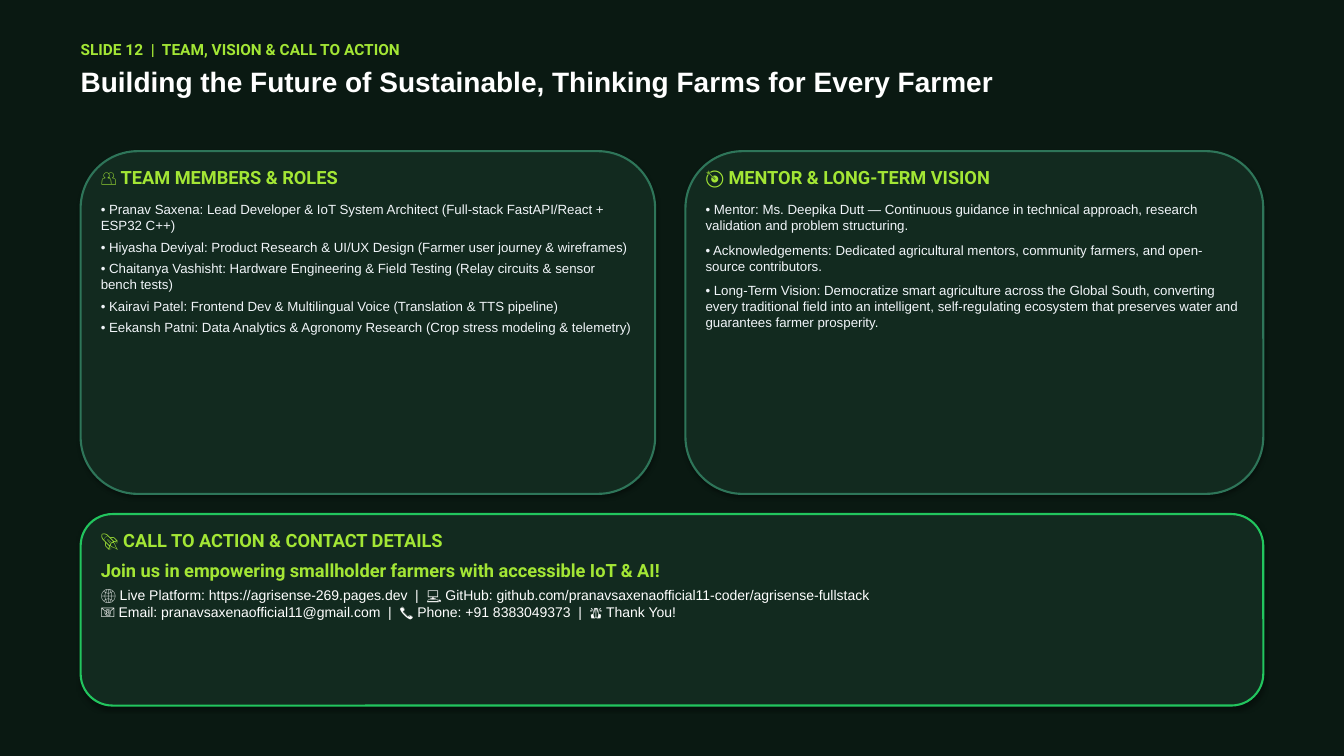
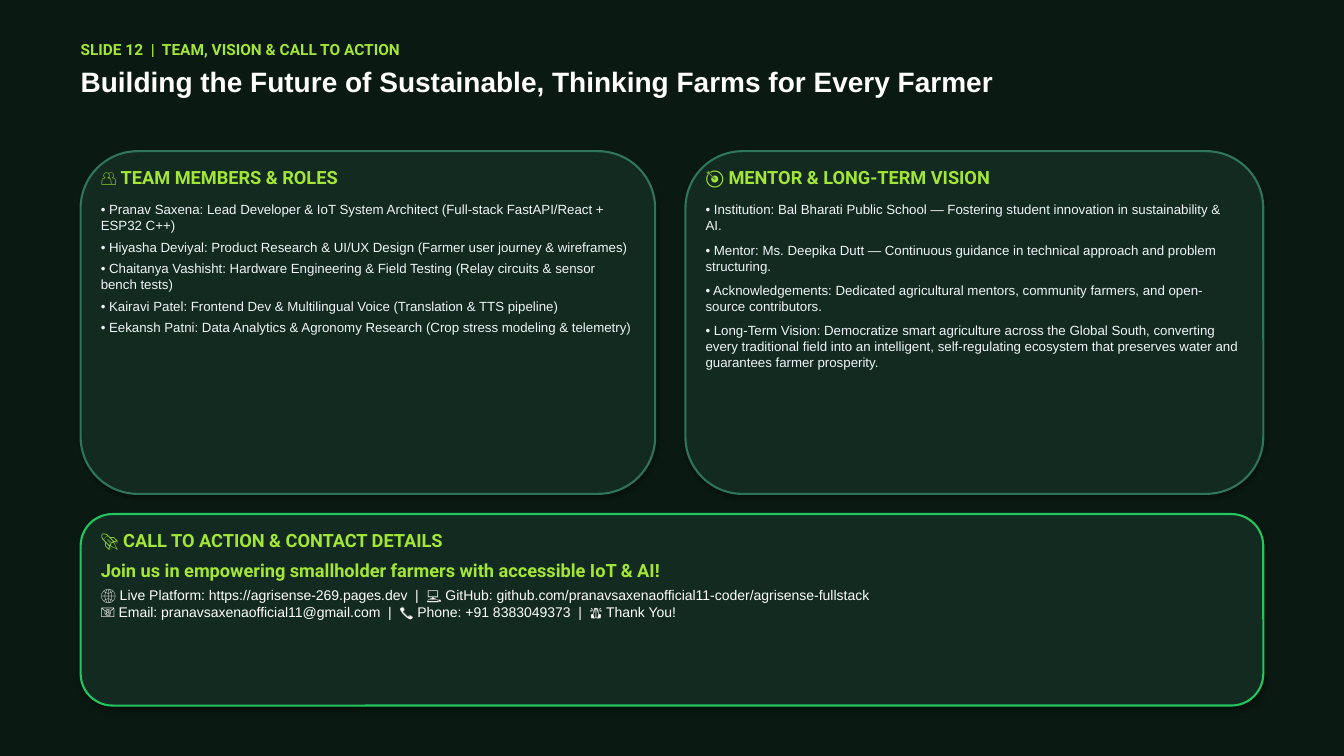
Before and after one commit to pranavsaxenaofficial11-coder/agrisense-fullstack, a slide deck: slide 12 of AgriSense_Official_12_Slides.pptx. Drawn at 1344x756 pixels with LibreOffice and Linux fonts; fonts in the diff are those of the drawing. Boxes give left, top, right and bottom in pixels: in the first picture for what was removed or moved away, otherwise in the second. Text is boxed around its words. In the diff, an @@ line names an element or a change of style, - is before the commit and + after.

Commit message:
fix: update presentation with Bal Bharati Public School and resolve OpenRouter AI & CSP connect-src

```diff
--- a/AgriSense_Official_12_Slides.pptx
+++ b/AgriSense_Official_12_Slides.pptx
@@ text at box(706, 204, 1216, 274): text changed @@
-• Mentor: Ms. Deepika Dutt — Continuous guidance in technical approach, research validation and problem structuring.
+• Institution: Bal Bharati Public School — Fostering student innovation in sustainability & AI.
+• Mentor: Ms. Deepika Dutt — Continuous guidance in technical approach and problem structuring.
```
Also in this commit, not shown: 1 other slide changed, 3 other files.
